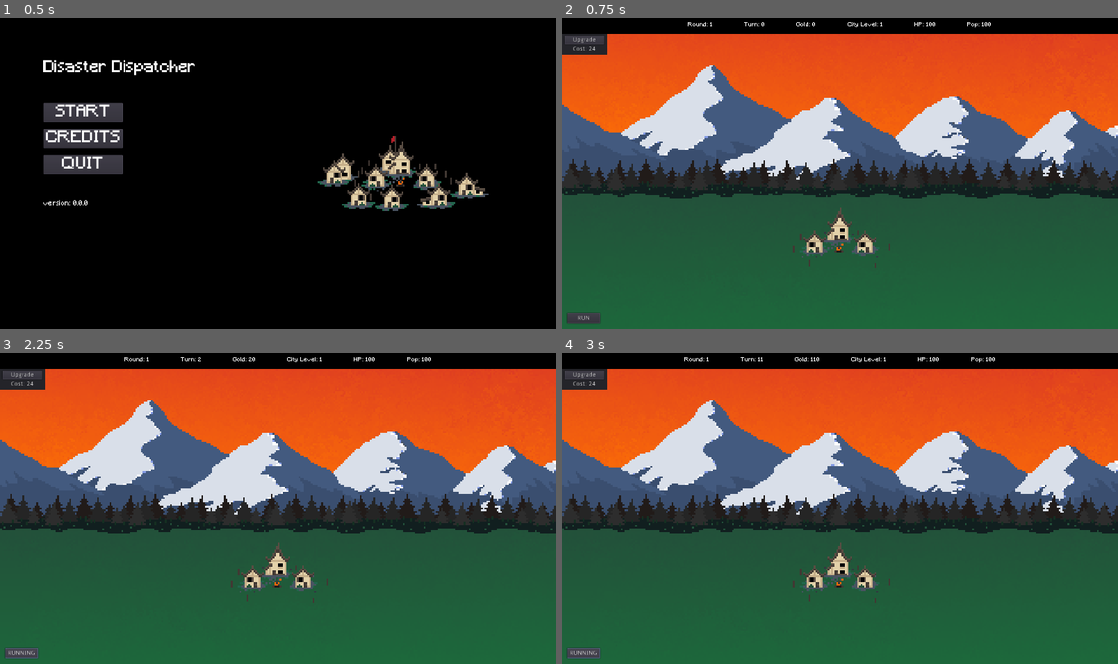
Above: before the commit, frames 1-4 (two rows, left to right).
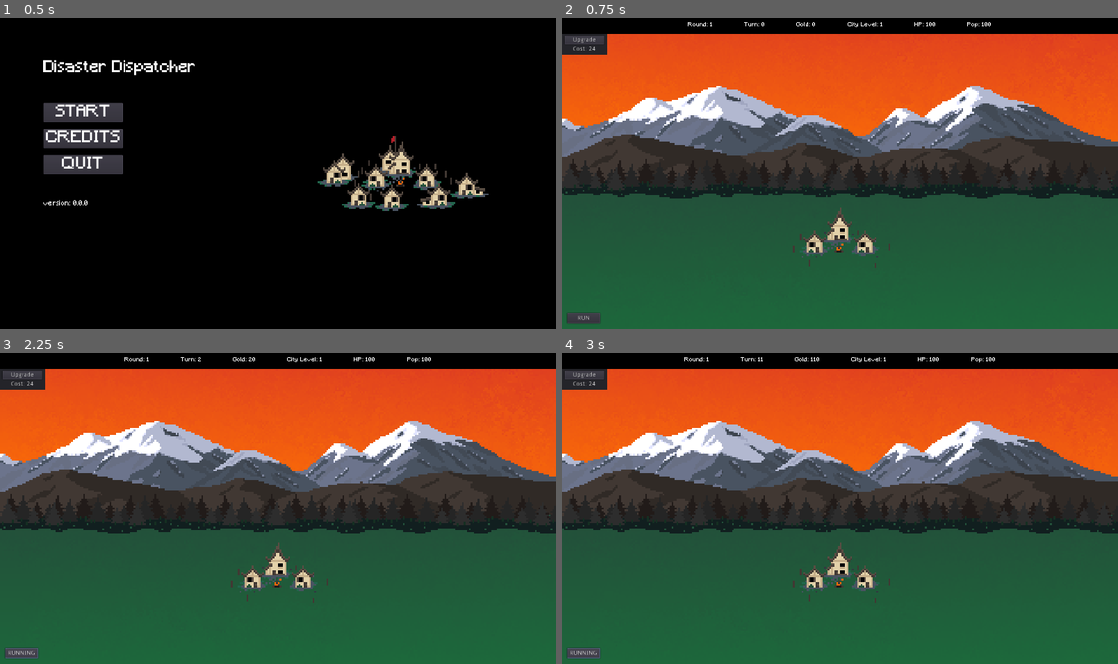
Above: after the commit, the same moments.

Repository: terrainbuilder52/Disaster_Dispatcher
Game: Godot game, scene res://scenes/TitleMenu.tscn
Same seed, same stepped clock (60 frames per second), same inputs: the game is played once before the commit and once after it.
Inputs:
- Up to frame 1 (0.5 s): no input
- Up to frame 2 (0.75 s): click "START" at 0.5 s
- Up to frame 3 (2.25 s): click "Upgrade" at 1.25 s; click "RUN" at 2 s
- Up to frame 4 (3 s): click "RUNNING" at 2.75 s

Frame 1 is identical in both runs. In frame 2, 21% of the frame differs, in the area x 0-100%, y 15-55%; in frame 3, 21%; in frame 4, 21%.

Commit message:
Improved background. New FireDisaster Instance.

Diff:
--- /dev/null
+++ b/Disaster_Dispatcher/Disaster.gd
@@ -0,0 +1,7 @@
+extends Node2D
+
+func _ready():
+	hide()
+
+func _on_World_disaster_died():
+	hide()
--- a/Disaster_Dispatcher/Main_Scene.gd
+++ b/Disaster_Dispatcher/Main_Scene.gd
@@ -48,7 +48,7 @@
 		game_round += 1
 		disaster_list.clear()
 		disaster_generation(max_turn)
-		$Disaster.hide()
+		$FireDisaster.hide()
 
 func disaster_generation(round_length):
 	#Generate disaster map
@@ -66,7 +66,7 @@
 		time_passed = 4
 	elif disasters_list[1] in disaster_list[turn]: # Fire
 		emit_signal("fire_disaster")
-		$Disaster.show()
+		$FireDisaster.show()
 		time_passed = 30
 	if !disasters_list[1] in disaster_list[turn]: # If not fire
 		emit_signal("disaster_died")
--- a/Disaster_Dispatcher/scenes/Disaster.tscn
+++ b/Disaster_Dispatcher/scenes/Disaster.tscn
@@ -26,7 +26,7 @@
 
 [node name="AnimatedSprite" type="AnimatedSprite" parent="Area2D"]
 frames = SubResource( 1 )
-frame = 1
+frame = 3
 playing = true
 
 [node name="CollisionShape2D" type="CollisionShape2D" parent="Area2D"]
@@ -40,6 +40,7 @@
 
 [node name="AnimatedSprite" type="AnimatedSprite" parent="Area2D2"]
 frames = SubResource( 1 )
+frame = 2
 playing = true
 
 [node name="CollisionShape2D" type="CollisionShape2D" parent="Area2D2"]
@@ -53,6 +54,7 @@
 
 [node name="AnimatedSprite" type="AnimatedSprite" parent="Area2D3"]
 frames = SubResource( 1 )
+frame = 2
 playing = true
 
 [node name="CollisionShape2D" type="CollisionShape2D" parent="Area2D3"]
--- a/Disaster_Dispatcher/scenes/Disaster.gd
+++ b/Disaster_Dispatcher/scenes/FireDisaster.gd
@@ -1,10 +1,4 @@
 extends Node2D
-
-
-# Declare member variables here. Examples:
-# var a = 2
-# var b = "text"
-
 
 # Called when the node enters the scene tree for the first time.
 func _ready():
--- /dev/null
+++ b/Disaster_Dispatcher/scenes/FireDisaster.tscn
@@ -0,0 +1,14 @@
+[gd_scene load_steps=2 format=2]
+
+[ext_resource path="res://scenes/Disaster.tscn" type="PackedScene" id=1]
+
+[node name="FireDisaster" instance=ExtResource( 1 )]
+
+[node name="AnimatedSprite" parent="Area2D" index="0"]
+frame = 0
+
+[node name="AnimatedSprite" parent="Area2D2" index="0"]
+frame = 3
+
+[node name="AnimatedSprite" parent="Area2D3" index="0"]
+frame = 3
--- a/Disaster_Dispatcher/scenes/Main_Scene.tscn
+++ b/Disaster_Dispatcher/scenes/Main_Scene.tscn
@@ -4,11 +4,13 @@
 [ext_resource path="res://scenes/WorldBackground.tscn" type="PackedScene" id=2]
 [ext_resource path="res://scenes/City.tscn" type="PackedScene" id=3]
 [ext_resource path="res://Main_Scene.gd" type="Script" id=4]
-[ext_resource path="res://scenes/Disaster.tscn" type="PackedScene" id=5]
-[ext_resource path="res://scenes/Disaster.gd" type="Script" id=6]
+[ext_resource path="res://scenes/FireDisaster.tscn" type="PackedScene" id=5]
+[ext_resource path="res://scenes/FireDisaster.gd" type="Script" id=6]
 
 [node name="World" type="Node"]
 script = ExtResource( 4 )
+
+[node name="WorldUI" parent="." instance=ExtResource( 1 )]
 
 [node name="WorldBackground" parent="." instance=ExtResource( 2 )]
 position = Vector2( 1.39856, -0.245293 )
@@ -16,17 +18,14 @@
 [node name="City" parent="." instance=ExtResource( 3 )]
 position = Vector2( 640, 512 )
 
-[node name="Disaster" parent="." instance=ExtResource( 5 )]
-position = Vector2( 640, 520 )
+[node name="FireDisaster" parent="." instance=ExtResource( 5 )]
 script = ExtResource( 6 )
-
-[node name="WorldUI" parent="." instance=ExtResource( 1 )]
-[connection signal="disaster_died" from="." to="Disaster" method="_on_World_disaster_died"]
+[connection signal="disaster_died" from="." to="FireDisaster" method="_on_World_disaster_died"]
 [connection signal="fire_disaster" from="." to="City" method="_on_World_fire_disaster"]
 [connection signal="turn_passed" from="." to="City" method="_on_World_turn_passed"]
-[connection signal="has_died" from="City" to="." method="_on_City_has_died"]
 [connection signal="pressed" from="WorldUI/ActionMenu/VSplitContainer/VBoxContainer/UpgradeCityButton" to="City" method="_on_UpgradeCityButton_pressed"]
 [connection signal="pressed" from="WorldUI/StartGameButton" to="." method="_on_StartGameButton_pressed"]
+[connection signal="has_died" from="City" to="." method="_on_City_has_died"]
 
 [editable path="WorldUI"]
 
Binary file changed: Disaster_Dispatcher/assets/background/location_mountain.png
